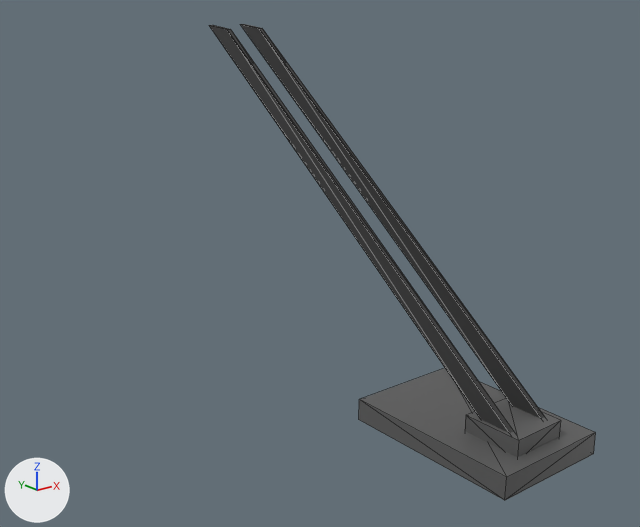
One commit to the COLLADA model components/trolley-poles.dae: the scene before it, then after it.
Both versions are drawn from a 50 mm lens placed at (-3.26, -5.04, 5.35), pointed at (-0.11, -1.11, 3.78). Every picture has the same lights, and +X, +Y and +Z are marked at lower left. Mesh edges are drawn as thin lines.

The older version as bpy lines, for what is in view:
```python
me_cube_005 = bpy.data.meshes.new('Cube.005')
me_cube_005.from_pydata(...)  # a box spanning x -0.373..0.451, y -0.638..0.598, z 0.934..1.075; a box spanning x -0.154..0.233, y -0.532..-0.129, z 1.038..1.179
me_cube_005.materials.append(mat_underframe_002)  # dark grey #5c5c5c
me_cube_006 = bpy.data.meshes.new('Cube.006')
me_cube_006.from_pydata(...)  # 8 vertices, 12 faces; spans x -0.15..3.82, y -0.15..1.17, z -0.15..0.15
me_cube_006.materials.append(mat_trolley_pole)  # black #383838
me_cube_008 = bpy.data.meshes.new('Cube.008')
me_cube_008.from_pydata(...)  # 8 vertices, 12 faces; spans x -0.15..3.82, y -0.15..1.17, z -0.15..0.15
me_cube_008.materials.append(mat_trolley_pole)  # black #383838
ob_cube_005 = bpy.data.objects.new('Cube_005', me_cube_005)
ob_cube_005.location = (-0.049, -2.251, 2.282)
ob_cube_005.rotation_euler = (0.0, 0.0, -0.0000128)  # degrees (0, 0, -0)
ob_cube_005.scale = (0.829, 0.829, 0.861)
ob_cube_007 = bpy.data.objects.new('Cube_007', me_cube_006)
ob_cube_007.location = (0.101, -2.578, 3.454)
ob_cube_007.rotation_euler = (1.571, -0.0884, 1.571)  # degrees (90, -5.1, 90)
ob_cube_007.scale = (0.704, 1.21, 0.0996)
ob_cube_008 = bpy.data.objects.new('Cube_008', me_cube_008)
ob_cube_008.location = (-0.139, -2.578, 3.454)
ob_cube_008.rotation_euler = (1.571, -0.0884, 1.571)  # degrees (90, -5.1, 90)
ob_cube_008.scale = (0.704, 1.21, 0.0996)
```
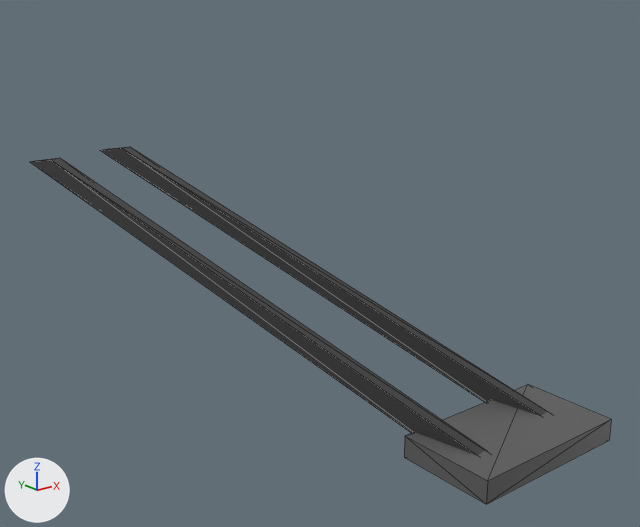
The change in detail:
me_cube_005 has 16 vertices, 24 faces and spans x -0.373..0.451, y -0.638..0.598, z 0.934..1.179.
me_cube_005 is used by ob_cube_005; location (-0.049, -2.251, 2.282); rotation (0.0, 0.0, -0.0000128), in degrees (0, 0, -0); scale (0.829, 0.829, 0.861).
me_cube_005 part 1: the loose piece of 8 vertices spanning x -0.373..0.451, y -0.638..0.598, z 0.934..1.075 is deleted.
Object 'Cube_008' (ob_cube_008) moves from (-0.139, -2.578, 3.454) to (-0.289, -2.549, 3.33).
Object 'Cube_008' (ob_cube_008) turns from (90, -5.1, 90) to (89, 10, 101) degrees about x, y and z.
Object 'Cube_008' (ob_cube_008) is rescaled from (0.704, 1.21, 0.0996) to (0.885, 1.26, 0.236).
Object 'Cube_005' (ob_cube_005) moves from (-0.049, -2.251, 2.282) to (-0.072, -2.038, 2.197).
Object 'Cube_005' (ob_cube_005) is rescaled from (0.829, 0.829, 0.861) to (2.46, 1.34, 0.861).
Object 'Cube_007' (ob_cube_007) moves from (0.101, -2.578, 3.454) to (0.275, -2.466, 3.334).
Object 'Cube_007' (ob_cube_007) turns from (90, -5.1, 90) to (89, 10, 101) degrees about x, y and z.
Object 'Cube_007' (ob_cube_007) is rescaled from (0.704, 1.21, 0.0996) to (0.885, 1.26, 0.236).

Where the change shows, as pixel boxes [x1, y1, x2, y2] in the pictures (640 x 527 px):
'Cube_008', moved, turned, rescaled
    before: [209, 25, 514, 433]
    after: [30, 158, 485, 455]
'Cube_005', reshaped, moved, rescaled (13% narrower, 10% shorter)
    before: [359, 368, 596, 500]
    after: [404, 385, 611, 504]
'Cube_007', moved, turned, rescaled
    before: [240, 24, 545, 419]
    after: [100, 147, 548, 416]
part 1 of me_cube_005, deleted
    before: [359, 368, 596, 500]
